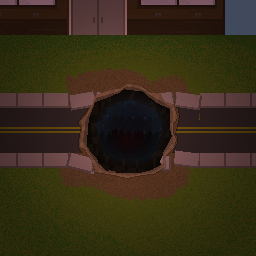
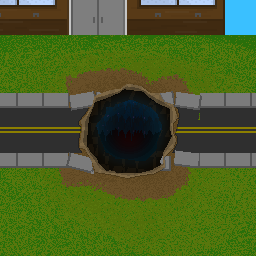
Two versions of the same layered image (256x256). Layer-by-layer changes:
removed layer "Layer 10" (was 50%) over (x1=0, y1=0, x2=256, y2=256)
removed layer "Layer 4" (was 40%) over (x1=90, y1=89, x2=173, y2=172)
removed layer "Layer 8" (was 30%) over (x1=83, y1=86, x2=173, y2=176)
removed layer "Layer 7 copy" over (x1=80, y1=84, x2=178, y2=178)
removed layer "Layer 7 copy 2" (was 20%) over (x1=80, y1=85, x2=178, y2=179)
removed layer "Layer 7" (was 20%) over (x1=81, y1=84, x2=179, y2=178)
removed layer "Layer 13" over (x1=0, y1=0, x2=225, y2=35)
removed layer "Layer 14" over (x1=0, y1=91, x2=256, y2=174)
removed layer "Layer 1" over (x1=0, y1=35, x2=256, y2=256)
removed layer "Layer 11" (was 20%) over (x1=96, y1=100, x2=162, y2=161)
removed layer "Layer 2" (was 87%) over (x1=90, y1=83, x2=167, y2=141)
removed layer "Layer 12" (was 70%) over (x1=90, y1=100, x2=168, y2=178)
removed layer "Layer 3" over (x1=73, y1=87, x2=192, y2=187)
removed layer "Background copy" over (x1=0, y1=0, x2=256, y2=256)
painted on "Background" over (x1=0, y1=0, x2=256, y2=256)
